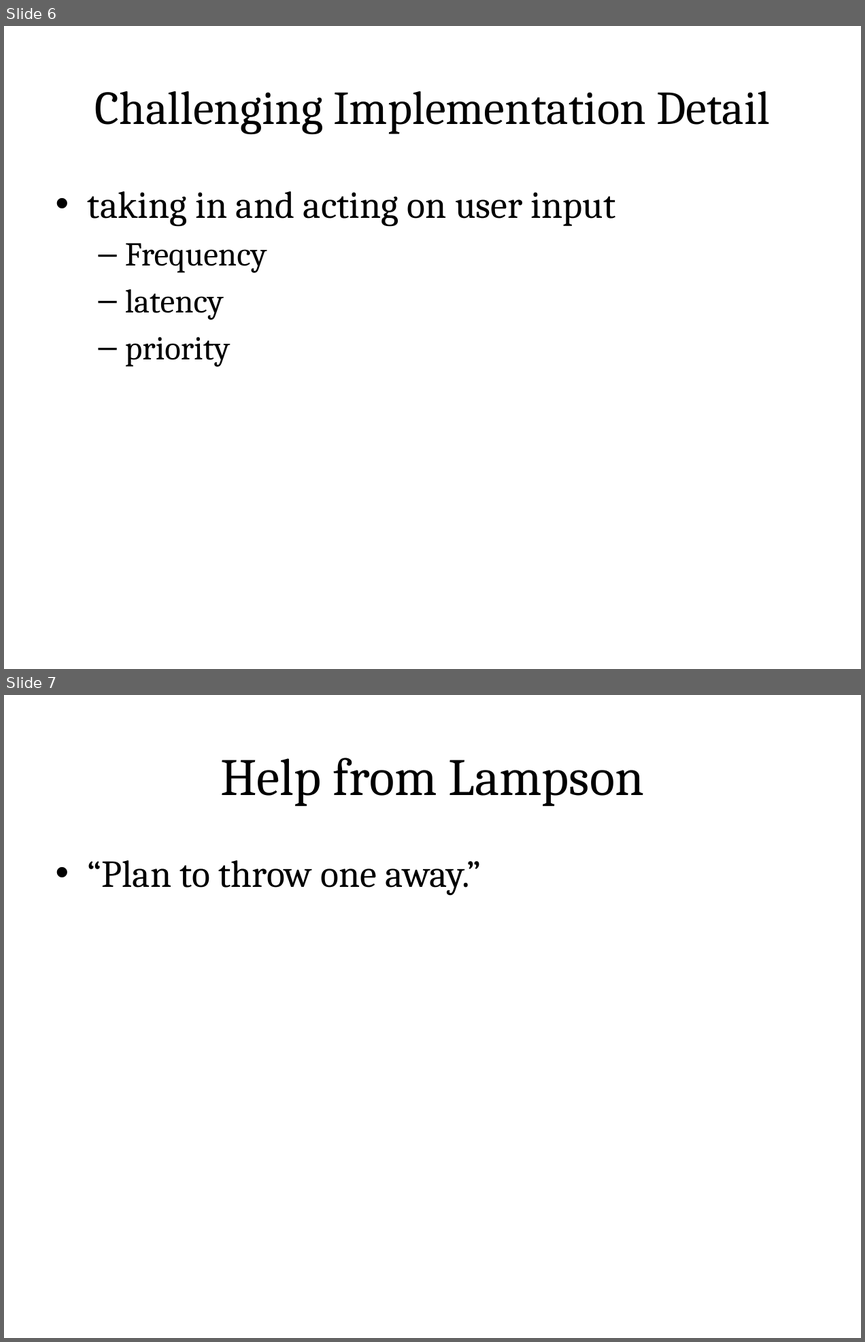
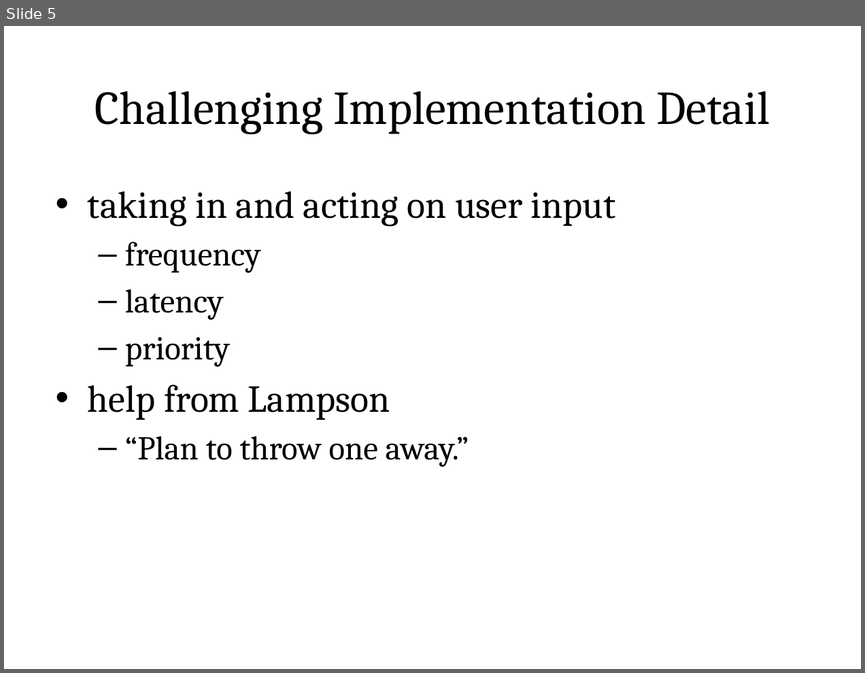
Before and after one commit to blinderm/game-of-life, a slide deck: presentation/CSC213_presentation.pptx. Shown one above the other, each under a label of ours: slides 6 and 7 before the commit, slide 5 after it. The pictures are 865x1342 and 865x673 pixels, drawn with LibreOffice and Linux fonts; fonts in the diff are those of the drawing. Boxes give left, top, right and bottom in pixels: in the first picture for what was removed or moved away, otherwise in the second. Text is boxed around its words. In the diff, an @@ line names an element or a change of style, - is before the commit and + after.

```diff
--- a/presentation/CSC213_presentation.pptx
+++ b/presentation/CSC213_presentation.pptx
@@ slide 7 removed at [4, 695, 861, 1338], background #FFFFFF @@
@@ title removed at [220, 758, 644, 807] @@
-Help from Lampson
@@ text removed at [88, 860, 481, 896] @@
-• “Plan to throw one away.”
@@ what was slide 6 is now slide 5 @@
@@ slide 5 changed as well @@
@@ text at [125, 242, 261, 273]: text changed @@
-  – Frequency
+  – frequency
@@ text at [88, 384, 469, 467]: paragraphs added @@
+• help from Lampson
+  – “Plan to throw one away.”
```
Also in this commit, not shown: 6 other slides changed, 1 slide added, 3 other slides removed.
